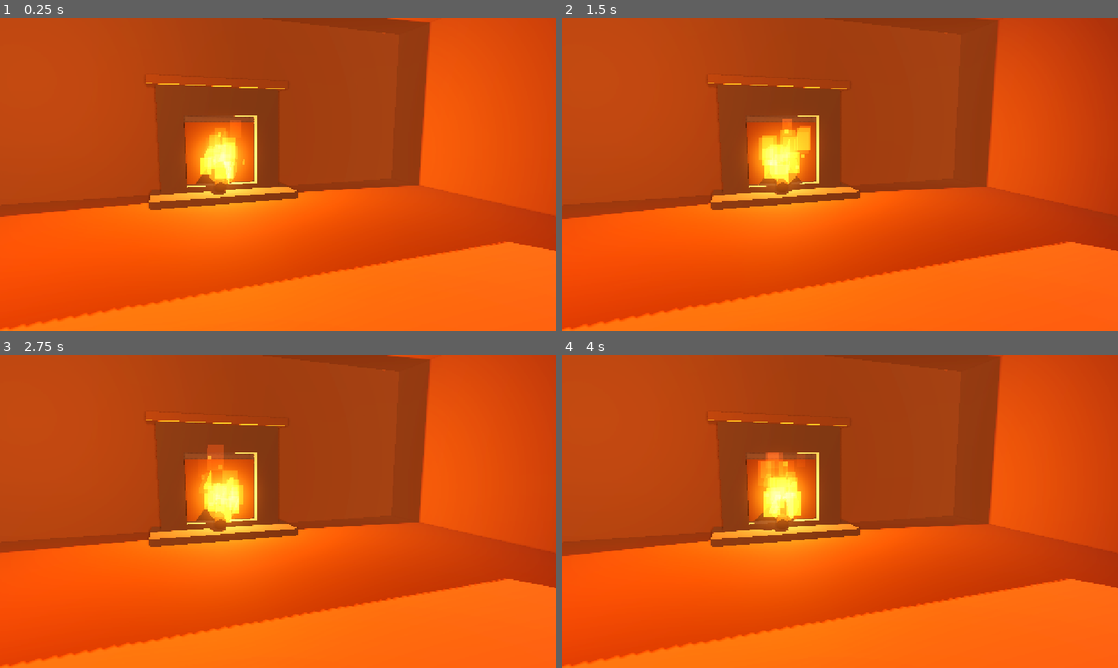
Above: before the commit, frames 1-4 (two rows, left to right).
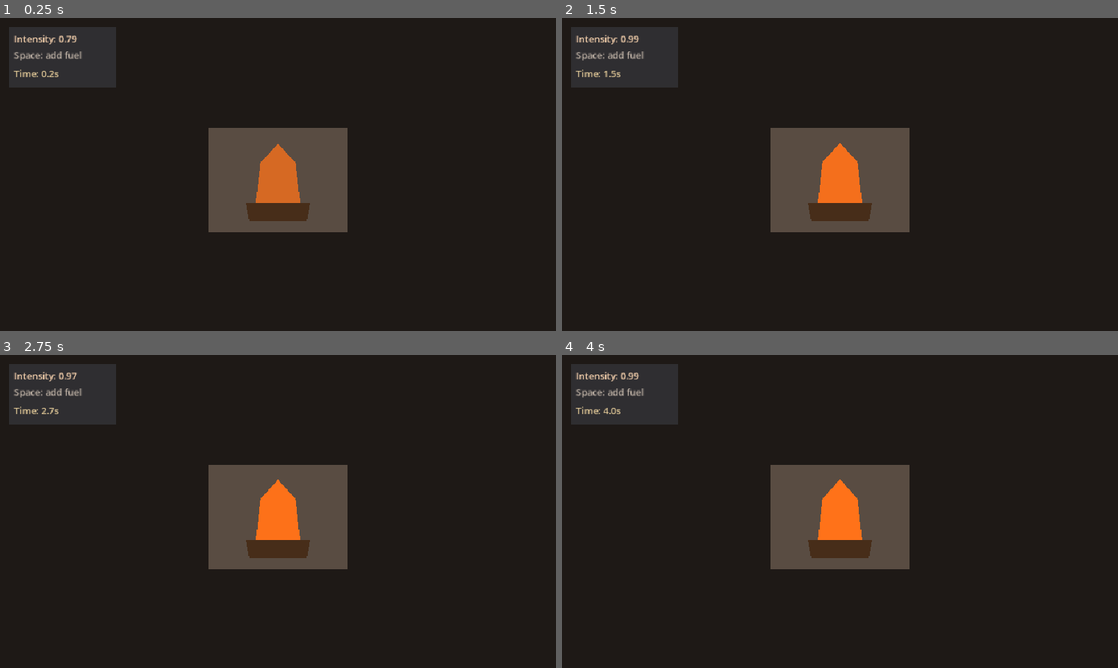
Above: after the commit, the same moments.

Repository: tomryanD15/FireSimulator
Game: Godot game, scene res://scenes/Main.tscn
Same seed, same stepped clock (60 frames per second), same inputs: the game is played once before the commit and once after it. Before the commit the project starts from res://scenes/fireplace.tscn.
Inputs:
- Up to frame 1 (0.25 s): no input
- Up to frame 2 (1.5 s): tap Enter at 0.5 s; tap Space at 0.6, 0.77, 1.07, 1.35 s
- Up to frame 3 (2.75 s): tap Space at 1.52, 1.82, 2.1 s
- Up to frame 4 (4 s): tap Space at 2.85, 3.02, 3.32, 3.6, 3.77 s

The runs differ from the first frame. In frame 1, 100% of the frame differs, in the area x 0-100%, y 0-100%; in frame 2, 100%; in frame 3, 100%; in frame 4, 100%.

Commit message:
Add Fire Engine simulation with fuel and airflow APIs.
Co-authored-by: Cursor <cursoragent@cursor.com>

Diff:
--- a/materials/log.tres
+++ /dev/null
@@ -1,5 +0,0 @@
-[gd_resource type="StandardMaterial3D" format=3]
-
-[resource]
-albedo_color = Color(0.28, 0.16, 0.1, 1)
-roughness = 0.97
--- a/materials/stone.tres
+++ /dev/null
@@ -1,5 +0,0 @@
-[gd_resource type="StandardMaterial3D" format=3]
-
-[resource]
-albedo_color = Color(0.45, 0.4, 0.37, 1)
-roughness = 0.95
--- a/materials/wood.tres
+++ /dev/null
@@ -1,5 +0,0 @@
-[gd_resource type="StandardMaterial3D" format=3]
-
-[resource]
-albedo_color = Color(0.55, 0.32, 0.2, 1)
-roughness = 0.92
--- a/materials/wood_warm.tres
+++ /dev/null
@@ -1,5 +0,0 @@
-[gd_resource type="StandardMaterial3D" format=3]
-
-[resource]
-albedo_color = Color(0.72, 0.48, 0.3, 1)
-roughness = 0.88
--- a/project.godot
+++ b/project.godot
@@ -11,14 +11,14 @@
 [application]
 
 config/name="Prototype One"
-run/main_scene="res://scenes/fireplace.tscn"
+run/main_scene="res://scenes/Main.tscn"
 config/features=PackedStringArray("4.7", "Forward Plus")
 config/icon="res://icon.svg"
 
 [display]
 
-window/size/viewport_width=1280
-window/size/viewport_height=720
+window/size/viewport_width=960
+window/size/viewport_height=540
 window/stretch/mode="canvas_items"
 window/stretch/aspect="expand"
 
--- /dev/null
+++ b/scenes/Main.tscn
@@ -0,0 +1,70 @@
+[gd_scene load_steps=4 format=3 uid="uid://cmainfiresim001"]
+
+[ext_resource type="Script" path="res://scripts/fire.gd" id="1_fire"]
+[ext_resource type="Script" path="res://scripts/fuel.gd" id="2_fuel"]
+[ext_resource type="Script" path="res://scripts/survival.gd" id="3_survival"]
+
+[node name="Main" type="Node2D"]
+script = ExtResource("3_survival")
+
+[node name="Camera2D" type="Camera2D" parent="."]
+current = true
+
+[node name="Background" type="Node2D" parent="."]
+
+[node name="Placeholder" type="Polygon2D" parent="Background"]
+color = Color(0.12, 0.1, 0.09, 1)
+polygon = PackedVector2Array(-480, -270, 480, -270, 480, 270, -480, 270)
+
+[node name="Fireplace" type="Node2D" parent="."]
+
+[node name="Placeholder" type="Polygon2D" parent="Fireplace"]
+color = Color(0.35, 0.3, 0.26, 1)
+polygon = PackedVector2Array(-120, 100, 120, 100, 120, -80, -120, -80)
+
+[node name="Fire" type="Node2D" parent="."]
+script = ExtResource("1_fire")
+
+[node name="Placeholder" type="Polygon2D" parent="Fire"]
+color = Color(1, 0.45, 0.1, 1)
+polygon = PackedVector2Array(-40, 60, 40, 60, 30, -20, 0, -50, -30, -20)
+
+[node name="Fuel" type="Node2D" parent="."]
+script = ExtResource("2_fuel")
+
+[node name="Placeholder" type="Polygon2D" parent="Fuel"]
+color = Color(0.28, 0.18, 0.1, 1)
+polygon = PackedVector2Array(-50, 80, 50, 80, 55, 50, -55, 50)
+
+[node name="UI" type="CanvasLayer" parent="."]
+
+[node name="Placeholder" type="ColorRect" parent="UI"]
+offset_left = 16.0
+offset_top = 16.0
+offset_right = 200.0
+offset_bottom = 120.0
+color = Color(0.2, 0.2, 0.22, 0.8)
+
+[node name="IntensityLabel" type="Label" parent="UI"]
+offset_left = 24.0
+offset_top = 24.0
+offset_right = 192.0
+offset_bottom = 48.0
+theme_override_colors/font_color = Color(1, 0.85, 0.7, 1)
+text = "Intensity: 0.80"
+
+[node name="HintLabel" type="Label" parent="UI"]
+offset_left = 24.0
+offset_top = 52.0
+offset_right = 192.0
+offset_bottom = 76.0
+theme_override_colors/font_color = Color(0.75, 0.7, 0.65, 1)
+text = "Space: add fuel"
+
+[node name="SurvivalLabel" type="Label" parent="UI"]
+offset_left = 24.0
+offset_top = 84.0
+offset_right = 192.0
+offset_bottom = 108.0
+theme_override_colors/font_color = Color(0.9, 0.8, 0.6, 1)
+text = "Time: 0.0s"
--- /dev/null
+++ b/scripts/fire.gd
@@ -0,0 +1,48 @@
+extends Node2D
+
+class_name Fire
+
+## Fire intensity with slow natural decay.
+## Space (via Fuel) can boost intensity.
+
+@onready var placeholder: Polygon2D = $Placeholder
+@onready var intensity_label: Label = $"../UI/IntensityLabel"
+
+## intensity 0 = out, 1 = full.
+@export_range(0.0, 1.0, 0.01) var intensity: float = 0.8:
+	set(value):
+		intensity = clampf(value, 0.0, 1.0)
+
+## How fast the fire dies (units per second).
+@export_range(0.0, 0.5, 0.001) var decay_rate: float = 0.04
+
+
+func add_fuel(amount: float) -> void:
+	intensity = minf(intensity + amount, 1.0)
+
+
+func _process(delta: float) -> void:
+	if intensity > 0.0:
+		intensity = maxf(intensity - decay_rate * delta, 0.0)
+
+	_update_visuals()
+	_update_label()
+
+
+func _update_visuals() -> void:
+	if placeholder == null:
+		return
+
+	var flicker: float = 1.0 + sin(Time.get_ticks_msec() * 0.011) * 0.05
+	flicker += sin(Time.get_ticks_msec() * 0.029) * 0.03
+
+	var lit: float = intensity * flicker
+	placeholder.modulate.a = clampf(lit, 0.0, 1.0)
+	placeholder.scale = Vector2(1.0, 0.9 + lit * 0.2)
+	placeholder.visible = intensity > 0.001
+
+
+func _update_label() -> void:
+	if intensity_label == null:
+		return
+	intensity_label.text = "Intensity: %.2f" % intensity
--- /dev/null
+++ b/scripts/fuel.gd
@@ -0,0 +1,34 @@
+extends Node2D
+
+## Adds fuel when the player presses Space.
+## Boosts Fire intensity — first player action.
+
+@onready var fire: Fire = $"../Fire"
+@onready var placeholder: Polygon2D = $Placeholder
+@onready var hint_label: Label = $"../UI/HintLabel"
+
+@export_range(0.05, 1.0, 0.01) var boost_amount: float = 0.15
+
+var _flash_time: float = 0.0
+
+
+func _process(delta: float) -> void:
+	if _flash_time > 0.0:
+		_flash_time = maxf(_flash_time - delta, 0.0)
+		placeholder.modulate = Color(1.4, 1.2, 1.0) if _flash_time > 0.0 else Color.WHITE
+
+
+func _unhandled_input(event: InputEvent) -> void:
+	if event is InputEventKey and event.pressed and not event.echo:
+		if event.keycode == KEY_SPACE:
+			_add_fuel()
+			get_viewport().set_input_as_handled()
+
+
+func _add_fuel() -> void:
+	if fire == null:
+		return
+	fire.add_fuel(boost_amount)
+	_flash_time = 0.12
+	if hint_label:
+		hint_label.text = "Space: add fuel"
--- /dev/null
+++ b/scripts/survival.gd
@@ -0,0 +1,24 @@
+extends Node2D
+
+## Tracks how long the fire has been burning.
+## Counts only while intensity > 0.
+
+@onready var fire: Fire = $Fire
+@onready var survival_label: Label = $UI/SurvivalLabel
+
+var time_alive: float = 0.0
+var _was_lit: bool = true
+
+
+func _process(delta: float) -> void:
+	if fire == null:
+		return
+
+	var lit: bool = fire.intensity > 0.001
+	if lit:
+		time_alive += delta
+		_was_lit = true
+		survival_label.text = "Time: %.1fs" % time_alive
+	elif _was_lit:
+		_was_lit = false
+		survival_label.text = "Fire out — %.1fs" % time_alive
Not shown, added: scripts/Fireplace.gd.uid
Not shown, added: scripts/fire.gd.uid
Not shown, added: scripts/fuel.gd.uid
Not shown, added: scripts/survival.gd.uid
